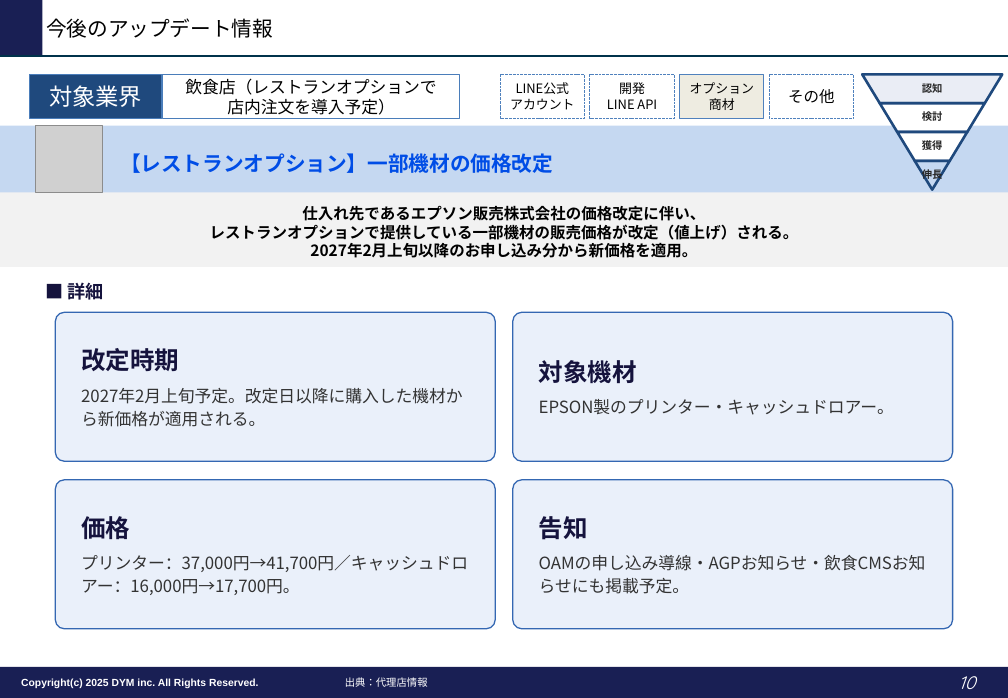
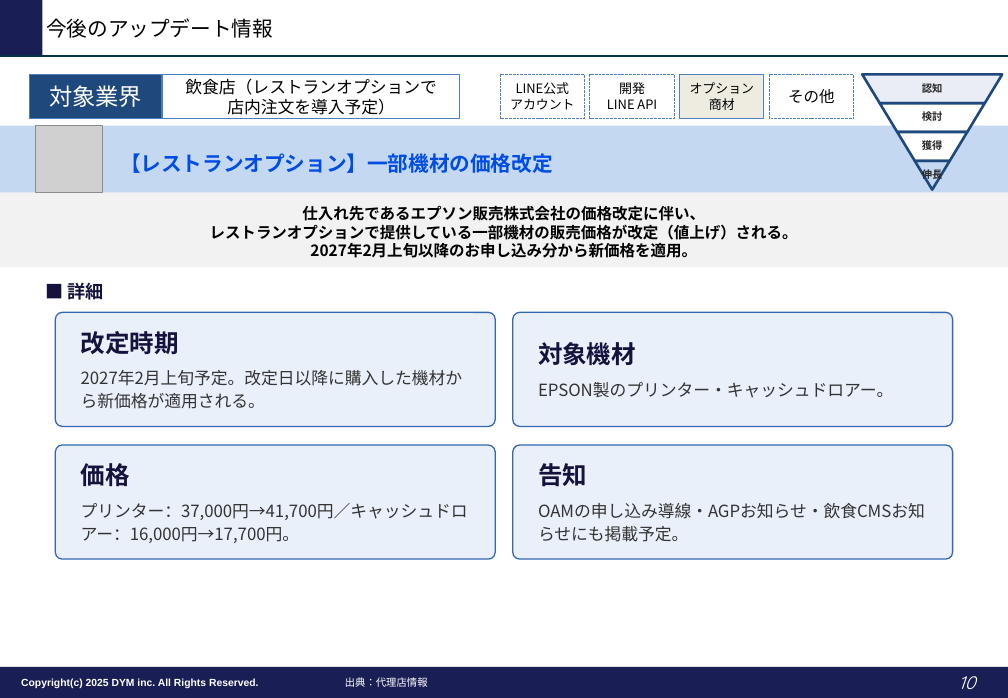
Before and after one commit to tonomura-r-dev/folder, a slide deck: slide 10 of LINEOA媒体最新情報_2026年10月トレンドレポート.pptx. Drawn at 1008x698 pixels with LibreOffice and Linux fonts; fonts in the diff are those of the drawing; grey boxes stand for pictures; background and template pictures are left out. Boxes give left, top, right and bottom in pixels: in the first picture for what was removed or moved away, otherwise in the second. Text is boxed around its words. In the diff, an @@ line names an element or a change of style, - is before the commit and + after.

```diff
--- a/LINEOA媒体最新情報_2026年10月トレンドレポート.pptx
+++ b/LINEOA媒体最新情報_2026年10月トレンドレポート.pptx
@@ rounded rectangle "改定時期": place and size @@
-rounded rectangle "改定時期" at (56, 313, 496, 462)
+rounded rectangle "改定時期" at (56, 313, 496, 427)
@@ rounded rectangle "対象機材": place and size @@
-rounded rectangle "対象機材" at (513, 313, 953, 462)
+rounded rectangle "対象機材" at (513, 313, 953, 427)
@@ rounded rectangle "価格": place and size @@
-rounded rectangle "価格" at (56, 480, 496, 629)
+rounded rectangle "価格" at (56, 445, 496, 559)
@@ rounded rectangle "告知": place and size @@
-rounded rectangle "告知" at (513, 480, 953, 629)
+rounded rectangle "告知" at (513, 445, 953, 559)
```
Also in this commit, not shown: 3 other slides changed, 1 other file.
